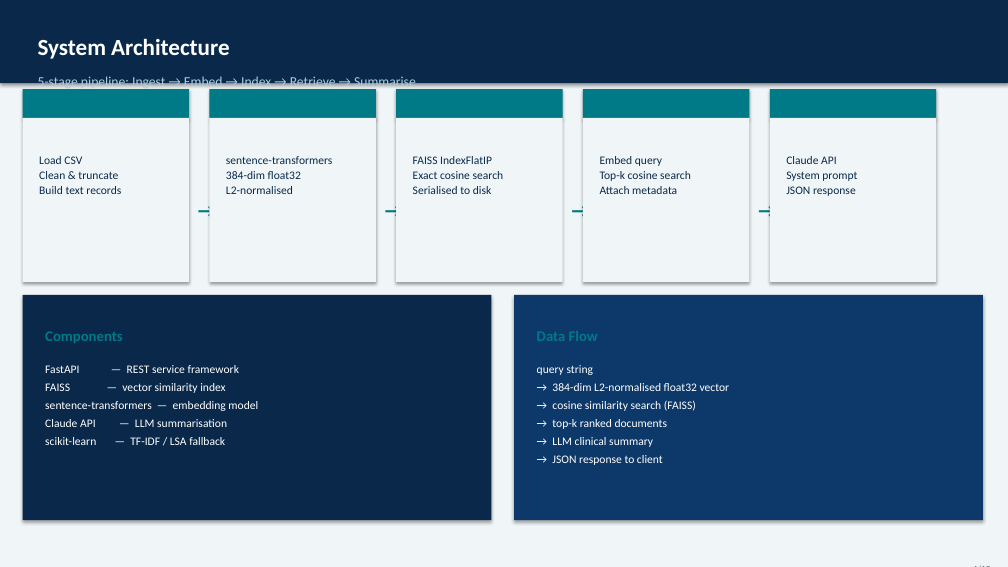
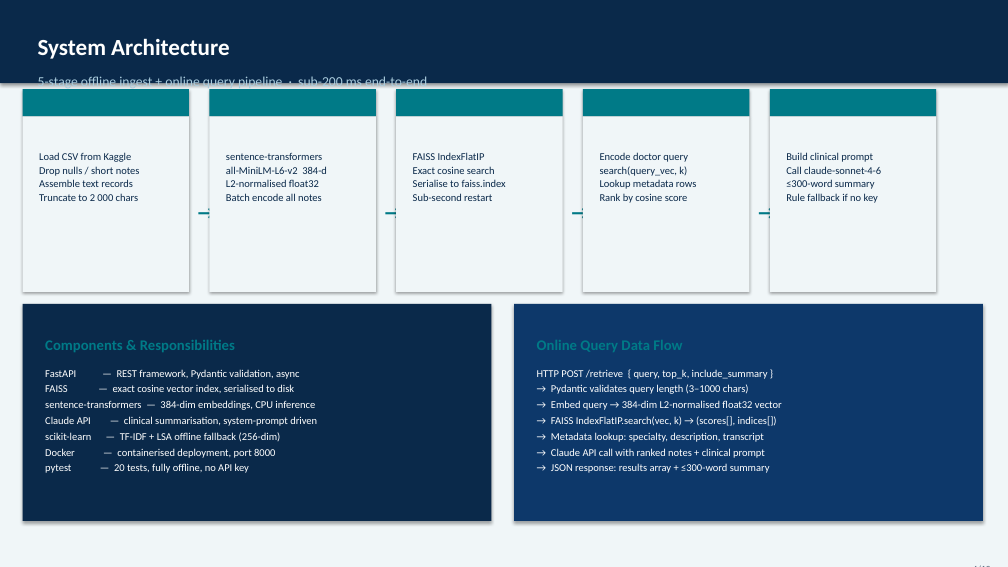
Before and after one commit to skunpoj/clinic, a slide deck: slide 4 of Clinical_Note_Retrieval_Exam.pptx. Drawn at 1008x567 pixels with LibreOffice and Linux fonts; fonts in the diff are those of the drawing. Boxes give left, top, right and bottom in pixels: in the first picture for what was removed or moved away, otherwise in the second. Text is boxed around its words. In the diff, an @@ line names an element or a change of style, - is before the commit and + after.

```diff
--- a/Clinical_Note_Retrieval_Exam.pptx
+++ b/Clinical_Note_Retrieval_Exam.pptx
@@ text at <box>38,75,427,91</box>: text changed @@
-5-stage pipeline: Ingest → Embed → Index → Retrieve → Summarise
+5-stage offline ingest + online query pipeline · sub-200 ms end-to-end
@@ rectangle: place and size @@
-rectangle at <box>23,118,189,282</box>
+rectangle at <box>23,116,189,292</box>
@@ rectangle: place and size @@
-rectangle at <box>209,118,376,282</box>
+rectangle at <box>209,116,376,292</box>
@@ rectangle: place and size @@
-rectangle at <box>396,118,563,282</box>
+rectangle at <box>396,116,563,292</box>
@@ rectangle: place and size @@
-rectangle at <box>583,118,749,282</box>
+rectangle at <box>583,116,749,292</box>
@@ rectangle: place and size @@
-rectangle at <box>770,118,936,282</box>
+rectangle at <box>770,116,936,292</box>
@@ size 13 to 12 pt in 5 elements at <box>30,92,181,116</box>, <box>217,92,368,116</box>, <box>404,92,555,116</box>, <box>591,92,742,116</box>, <box>777,92,929,116</box> @@
@@ text at <box>39,152,140,201</box>: text changed; size 11 to 10 pt @@
-Load CSV
-Clean & truncate
-Build text records
+Load CSV from Kaggle
+Drop nulls / short notes
+Assemble text records
+Truncate to 2 000 chars
@@ text at <box>226,166,327,201</box>: text changed; size 11 to 10 pt @@
-384-dim float32
-L2-normalised
+all-MiniLM-L6-v2 384-d
+L2-normalised float32
+Batch encode all notes
@@ text at <box>226,153,322,160</box>: size 11 to 10 pt in "sentence-transformers" @@
@@ text at <box>413,179,506,201</box>: text changed; size 11 to 10 pt @@
-Serialised to disk
+Serialise to faiss.index
+Sub-second restart
@@ text at <box>413,152,495,174</box>: size 11 to 10 pt in "FAISS IndexFlatIP", "Exact cosine search" @@
@@ text at <box>600,152,696,203</box>: text changed; size 11 to 10 pt @@
-Embed query
-Top-k cosine search
-Attach metadata
+Encode doctor query
+search(query_vec, k)
+Lookup metadata rows
+Rank by cosine score
@@ text at <box>786,152,881,203</box>: text changed; size 11 to 10 pt @@
-Claude API
-System prompt
-JSON response
+Build clinical prompt
+Call claude-sonnet-4-6
+≤300-word summary
+Rule fallback if no key
@@ rectangle: place and size @@
-rectangle at <box>23,295,492,520</box>
+rectangle at <box>23,304,492,521</box>
@@ rectangle: place and size @@
-rectangle at <box>514,295,983,520</box>
+rectangle at <box>514,304,983,521</box>
@@ text at <box>45,340,235,352</box>: text changed @@
-Components
+Components & Responsibilities
@@ text at <box>537,340,682,352</box>: text changed @@
-Data Flow
+Online Query Data Flow
@@ text at <box>45,369,317,473</box>: text changed; size 11 to 10 pt @@
-FastAPI — REST service framework
-FAISS — vector similarity index
-sentence-transformers — embedding model
-Claude API — LLM summarisation
-scikit-learn — TF-IDF / LSA fallback
+FastAPI — REST framework, Pydantic validation, async
+FAISS — exact cosine vector index, serialised to disk
+sentence-transformers — 384-dim embeddings, CPU inference
+Claude API — clinical summarisation, system-prompt driven
+scikit-learn — TF-IDF + LSA offline fallback (256-dim)
+Docker — containerised deployment, port 8000
+pytest — 20 tests, fully offline, no API key
@@ text at <box>537,369,782,473</box>: text changed; size 11 to 10 pt @@
-query string
-→ 384-dim L2-normalised float32 vector
-→ cosine similarity search (FAISS)
-→ top-k ranked documents
-→ LLM clinical summary
-→ JSON response to client
+HTTP POST /retrieve { query, top_k, include_summary }
+→ Pydantic validates query length (3–1000 chars)
+→ Embed query → 384-dim L2-normalised float32 vector
+→ FAISS IndexFlatIP.search(vec, k) → (scores[], indices[])
+→ Metadata lookup: specialty, description, transcript
+→ Claude API call with ranked notes + clinical prompt
+→ JSON response: results array + ≤300-word summary
```
Also in this commit, not shown: 9 other slides changed, 1 other file.
